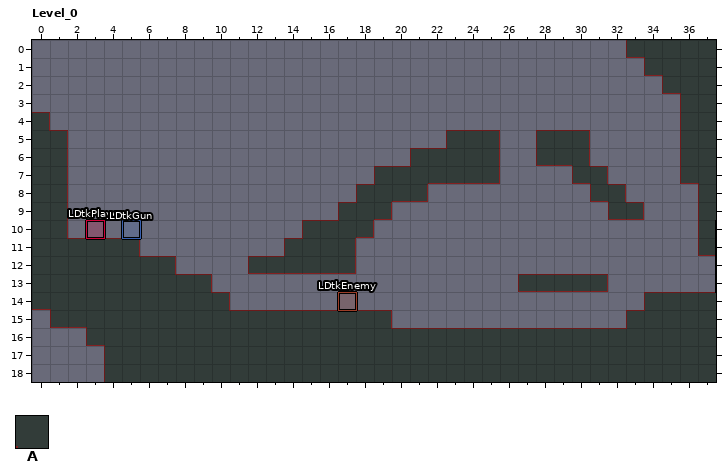
Level history. LDtk project: The Lost Hope/Content/World.ldtk. Above is the file before it was changed.
Cells are 32x32 px. Shown: Level_0 x 0..37, y 0..18.
Key: from "Collisions": A 1.
_ is an empty cell.
Objects are placed by their top-left corner, in cells (3,4 is the top-left corner of cell 3,4); size is 1x1 cell unless given.
Layer "Collisions" before, first column x 0:
 0 _________________________________AAAAA
 1 __________________________________AAAA
 2 ___________________________________AAA
 3 ____________________________________AA
 4 A___________________________________AA
 5 AA_____________________AAA__AAA_____AA
 6 AA___________________AAAAA__AAA_____AA
 7 AA_________________AAAAAAA____AA____AA
 8 AA________________AAAA_________AA____A
 9 AA_______________AAA____________AA___A
10 AA_____________AAAA__________________A
11 AAAAAA________AAAA___________________A
12 AAAAAAAA____AAAAAA____________________
13 AAAAAAAAAA_________________AAAAA______
14 AAAAAAAAAAA_______________________AAAA
15 _AAAAAAAAAAAAAAAAAAA_____________AAAAA
16 ___AAAAAAAAAAAAAAAAAAAAAAAAAAAAAAAAAAA
17 ____AAAAAAAAAAAAAAAAAAAAAAAAAAAAAAAAAA
18 ____AAAAAAAAAAAAAAAAAAAAAAAAAAAAAAAAAA
Objects on layer "Entities" before:
"LDtkPlayer" rectangle at 3,10
"LDtkGun" rectangle at 5,10
"LDtkEnemy" rectangle at 17,14
After the commit:
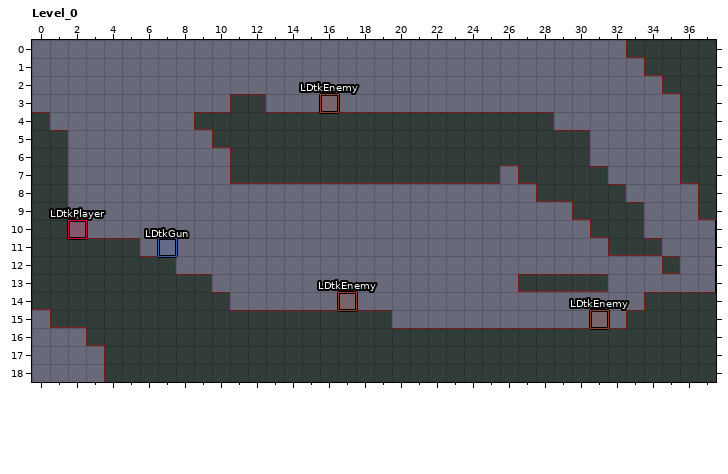
From old to new:
{"where": "layer \"Collisions\""}
{"y":3,"x":11,"old":"__","new":"AA"}
{"y":4,"x":9,"old":"____________________","new":"AAAAAAAAAAAAAAAAAAAA"}
{"y":5,"x":10,"old":"_____________","new":"AAAAAAAAAAAAA"}
{"y":5,"x":26,"old":"__","new":"AA"}
{"y":6,"x":11,"old":"__________","new":"AAAAAAAAAA"}
{"y":6,"x":26,"old":"__","new":"AA"}
{"y":7,"x":11,"old":"________","new":"AAAAAAAA"}
{"y":7,"x":27,"old":"___","new":"AAA"}
{"y":8,"x":18,"old":"AAAA","new":"____"}
{"y":8,"x":28,"old":"___","new":"AAA"}
{"y":9,"x":17,"old":"AAA","new":"___"}
{"y":9,"x":30,"old":"__","new":"AA"}
{"y":10,"x":15,"old":"AAAA","new":"____"}
{"y":10,"x":31,"old":"___","new":"AAA"}
{"y":10,"x":37,"old":"A","new":"_"}
{"y":11,"x":14,"old":"AAAA","new":"____"}
{"y":11,"x":32,"old":"___","new":"AAA"}
{"y":11,"x":37,"old":"A","new":"_"}
{"y":12,"x":12,"old":"AAAAAA","new":"______"}
{"y":12,"x":35,"old":"_","new":"A"}
{"where": "layer \"Entities\""}
{"was": "\"LDtkGun\" rectangle at 5,10", "now": "\"LDtkGun\" rectangle at 7,11"}
{"was": "\"LDtkPlayer\" rectangle at 3,10", "now": "\"LDtkPlayer\" rectangle at 2,10"}
{"now": "\"LDtkEnemy\" rectangle at 16,3"}
{"now": "\"LDtkEnemy\" rectangle at 31,15"}
